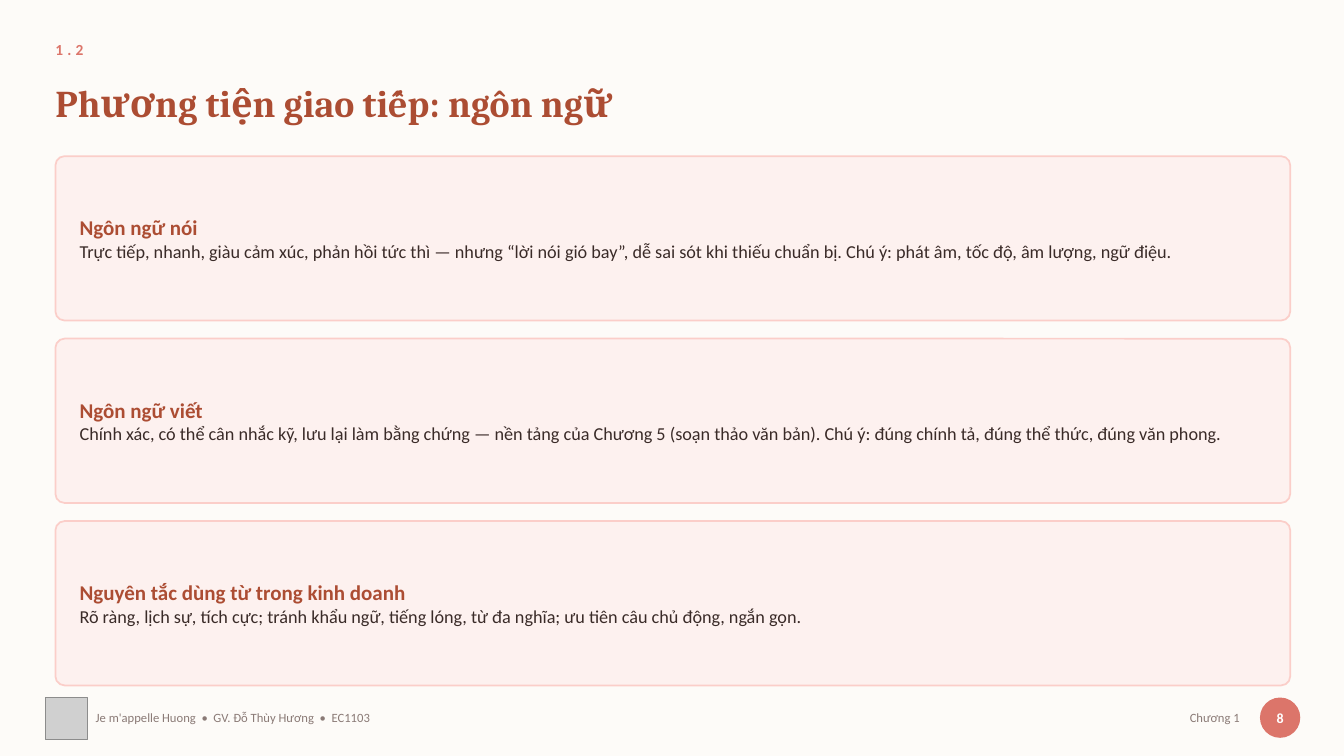
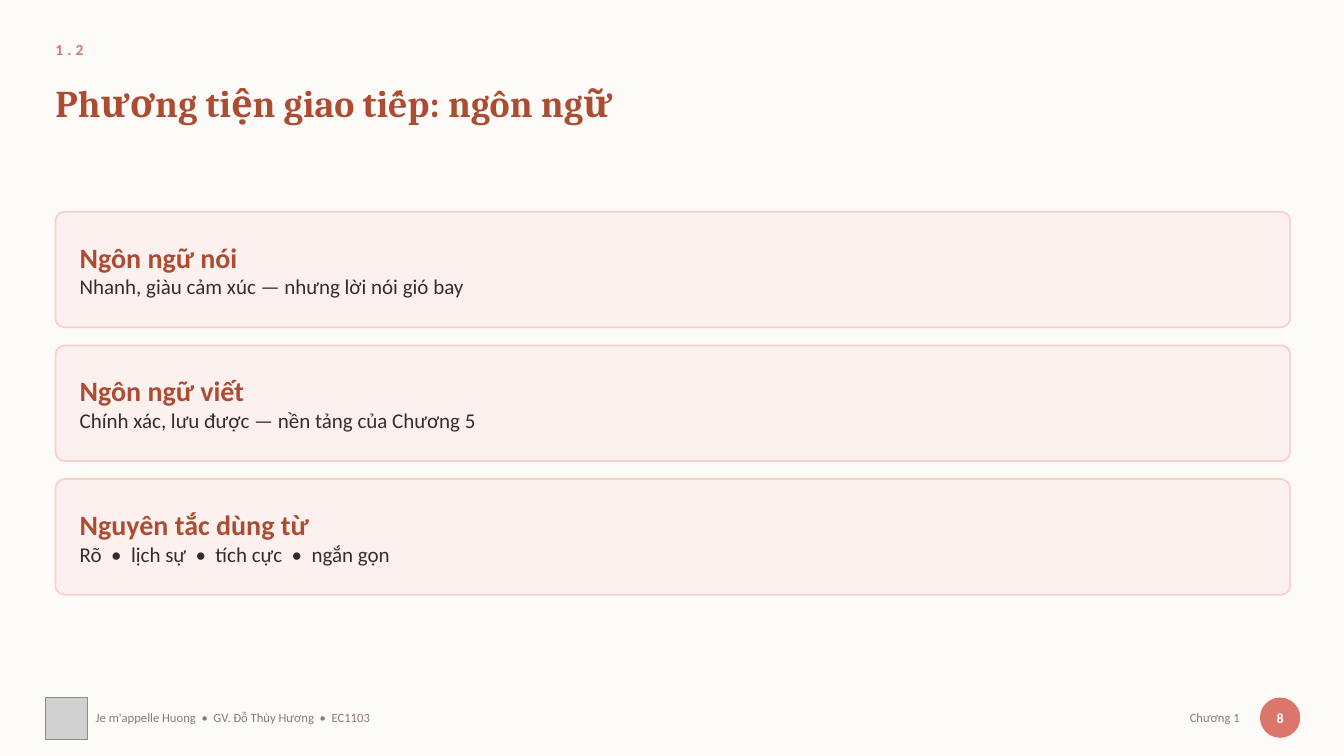
Before and after one commit to thuyhuongctu/ComDraft, a slide deck: slide 9 of slides/01-tong-quan-giao-tiep.pptx. Drawn at 1344x756 pixels with LibreOffice and Linux fonts; fonts in the diff are those of the drawing; grey boxes stand for pictures. Boxes give left, top, right and bottom in pixels: in the first picture for what was removed or moved away, otherwise in the second. Text is boxed around its words. In the diff, an @@ line names an element or a change of style, - is before the commit and + after.

Commit message:
Chương 1: bớt chữ trên slide, thêm sơ đồ, và vẽ lại logo ComDraft
Slide bài giảng trong ứng dụng quá dày chữ: cả tám bộ trung bình 103 từ mỗi
slide, 90 trên 131 slide vượt 80 từ, mà chỉ 19 slide có hình minh họa thật —
số "ảnh" còn lại chỉ là con dấu nhỏ ở chân trang. Sinh viên phần lớn xem bằng
điện thoại, chữ ấy còn nhỏ nữa.

Làm thử Chương 1 trước. Chữ trên slide từ 113 xuống 76 từ mỗi slide, trung vị
125 xuống 71; toàn bộ phần cắt đi chuyển xuống ghi chú giảng bài nên lời giảng
không mất, ghi chú từ 1.271 lên 2.385 từ. Mười sáu khoá ghi chú vẫn khớp đúng
slide, không khoá nào đứt.

Hai slide trống nhất nay thành sơ đồ, vẽ bằng mã như tám hình sẵn có: bốn cặp
hình thức giao tiếp thành bốn trục có hai đầu, và năm yếu tố ảnh hưởng vây
quanh một tâm. Chương 1 nay có 4 slide mang hình thật thay vì 2.

Hai chỗ sửa trong dây chuyền dựng, có lợi cho mọi hình về sau:
• Chiều cao hình nay lấy theo số đo thật của nội dung trong trình duyệt, không
  khai ước chừng nữa — khai thừa thì ảnh chụp ra kèm một mảng trắng lớn.
• add_images.py đặt hình vào giữa vùng thân slide theo chiều dọc. Hình bẹt hơn
  khung slide thì co theo bề rộng, dán sát mép trên sẽ để hụt một mảng ở đáy.

Logo ComDraft vẽ lại bằng mã trong scripts/ve_logo.py theo mẫu 3D của tác giả:
hai chữ C và D lồng nhau kiểu đất sét. Sinh hai bản vì một bản không dùng được
cho cả hai chỗ — dấu gọn cho đầu trang và favicon, bản đầy đủ có đốm trang trí
và chữ ComDraft cho slide và bìa. Màu chữ D phải hạ tông hai lần: kem trên nền
kem của ứng dụng gần như mất hút ở cỡ 46 px.

Thêm bộ nhận diện của tác giả vào assets/thuong-hieu/ — hai tệp logo mà trình
sinh deck vẫn cần nhưng repo này trước nay không có, nên ComDraft chưa tự dựng
lại deck được như README nói.

Đã xuất lại 19 ảnh Chương 1 cho trình xem trong ứng dụng, nâng PHIEN_BAN lên
v15 để máy sinh viên không dùng bản cũ trong bộ nhớ đệm. Bộ kiểm tra 24/24. Đã
chụp lại giao diện ở nền sáng, nền tối và màn 390 px.

```diff
--- a/slides/01-tong-quan-giao-tiep.pptx
+++ b/slides/01-tong-quan-giao-tiep.pptx
@@ text "Ngôn ngữ nói": place and size @@
-text "Ngôn ngữ nói" at [80, 220, 1171, 261]
+text "Ngôn ngữ nói" at [80, 90, 533, 298]
@@ text at [200, 90, 533, 268]: size 15 to 20 pt in "Ngôn ngữ nói" @@
@@ rounded rectangle: place and size @@
-rounded rectangle at [55, 156, 1291, 321]
+rounded rectangle at [55, 212, 1291, 328]
@@ text at [80, 279, 463, 298]: text changed; size 13 to 15 pt @@
-Trực tiếp, nhanh, giàu cảm xúc, phản hồi tức thì — nhưng “lời nói gió bay”, dễ sai sót khi thiếu chuẩn bị. Chú ý: phát âm, tốc độ, âm lượng, ngữ điệu.
+Nhanh, giàu cảm xúc — nhưng lời nói gió bay
@@ rounded rectangle: place and size @@
-rounded rectangle at [55, 339, 1291, 503]
+rounded rectangle at [55, 346, 1291, 462]
@@ text "Ngôn ngữ viết": place and size @@
-text "Ngôn ngữ viết" at [80, 402, 1220, 443]
+text "Ngôn ngữ viết" at [80, 380, 476, 432]
@@ text at [80, 380, 244, 406]: size 15 to 20 pt in "Ngôn ngữ viết" @@
@@ text at [80, 412, 476, 432]: text changed; size 13 to 15 pt @@
-Chính xác, có thể cân nhắc kỹ, lưu lại làm bằng chứng — nền tảng của Chương 5 (soạn thảo văn bản). Chú ý: đúng chính tả, đúng thể thức, đúng văn phong.
+Chính xác, lưu được — nền tảng của Chương 5
@@ proportions changed in 3 elements at [55, 346, 1291, 462], [55, 212, 1291, 328], [55, 479, 1291, 595] @@
@@ rounded rectangle: place and size @@
-rounded rectangle at [55, 521, 1291, 686]
+rounded rectangle at [55, 479, 1291, 595]
@@ text at [80, 512, 390, 566]: text changed; size 13 to 15 pt @@
-Nguyên tắc dùng từ trong kinh doanh
-Rõ ràng, lịch sự, tích cực; tránh khẩu ngữ, tiếng lóng, từ đa nghĩa; ưu tiên câu chủ động, ngắn gọn.
+Nguyên tắc dùng từ
+Rõ • lịch sự • tích cực • ngắn gọn
```
Also in this commit, not shown: 9 other slides changed, 26 other files.
